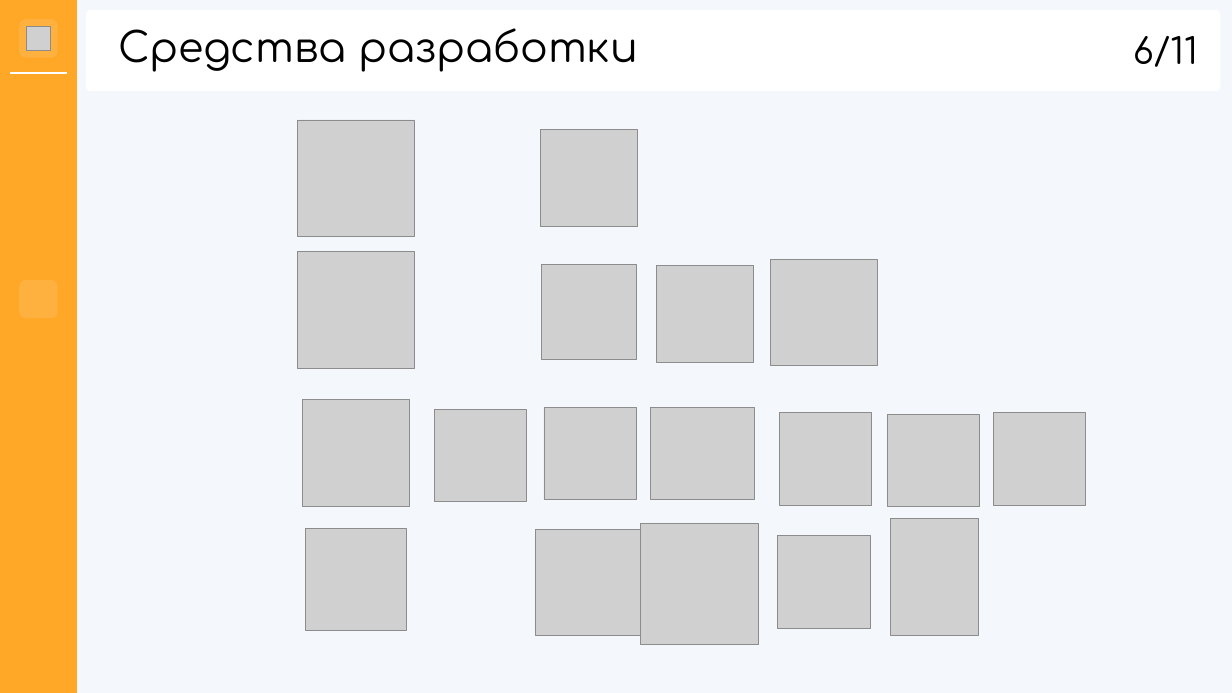
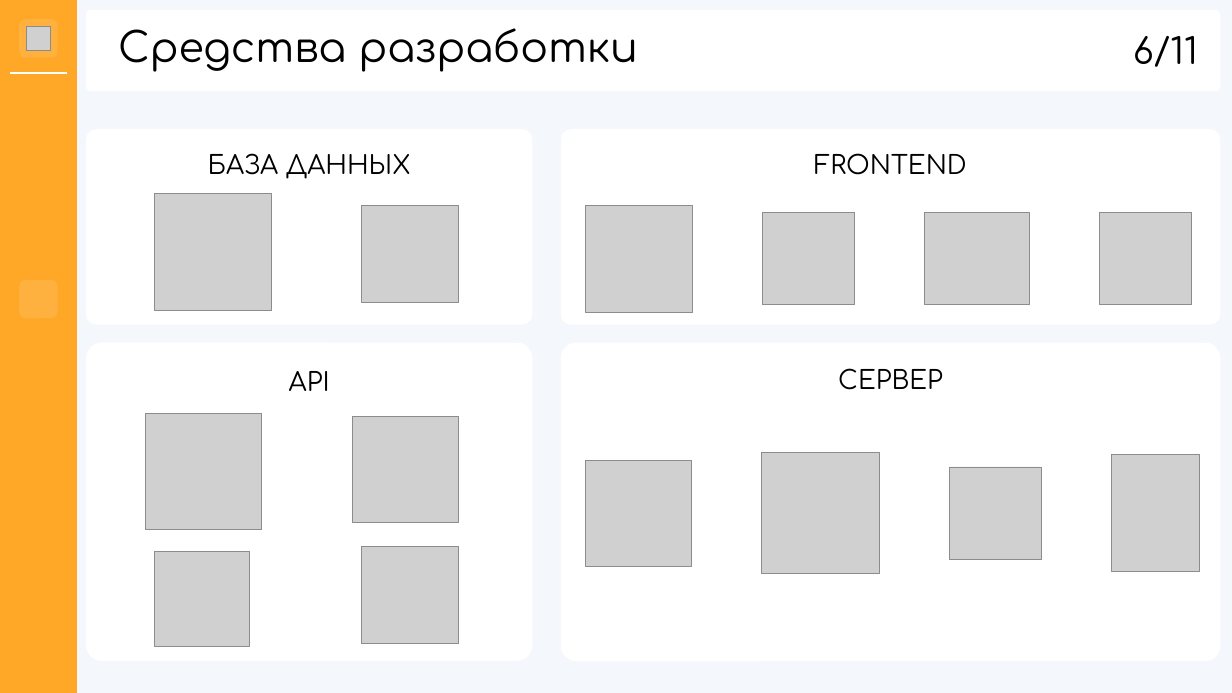
Before and after one commit to hhallva/cmdnt-website, a slide deck: slide 6 of КП/Презентация/Презентация.pptx. Drawn at 1232x693 pixels with LibreOffice and Linux fonts; fonts in the diff are those of the drawing; grey boxes stand for pictures; background and template pictures are left out. Boxes give left, top, right and bottom in pixels: in the first picture for what was removed or moved away, otherwise in the second. Text is boxed around its words. In the diff, an @@ line names an element or a change of style, - is before the commit and + after.

```diff
--- a/КП/Презентация/Презентация.pptx
+++ b/КП/Презентация/Презентация.pptx
@@ rounded rectangle added at (87,130,531,323), fill #FFFFFF, outline #FFFFFF 1.5 pt @@
@@ rounded rectangle added at (562,130,1220,323), fill #FFFFFF, outline #FFFFFF 1.5 pt @@
@@ text added at (208,153,411,179), 20 pt, text #000000 @@
+БАЗА ДАННЫХ
@@ text added at (814,153,966,175), 20 pt, text #000000 @@
+FRONTEND
@@ picture: place and size @@
-picture at (298,120,414,237)
+picture at (155,194,272,311)
@@ picture: place and size @@
-picture at (541,129,638,226)
+picture at (361,205,458,302)
@@ picture: place and size @@
-picture at (303,400,410,507)
+picture at (586,205,693,312)
@@ picture: place and size @@
-picture at (544,408,637,500)
+picture at (762,213,855,305)
@@ picture: place and size @@
-picture at (651,408,755,500)
+picture at (925,213,1030,305)
@@ picture: place and size @@
-picture at (779,413,872,506)
+picture at (1100,213,1192,305)
@@ rounded rectangle added at (87,344,531,660), fill #FFFFFF, outline #FFFFFF 1.5 pt @@
@@ rounded rectangle added at (562,344,1220,661), fill #FFFFFF, outline #FFFFFF 1.5 pt @@
@@ text added at (289,371,330,391), 20 pt, text #000000 @@
+API
@@ text added at (838,368,943,390), 20 pt, text #000000 @@
+СЕРВЕР
@@ picture: place and size @@
-picture at (298,251,414,368)
+picture at (145,413,262,530)
@@ picture: place and size @@
-picture at (771,260,877,366)
+picture at (353,417,459,523)
@@ picture removed at (434,409,527,502) @@
@@ picture removed at (887,414,980,506) @@
@@ picture removed at (994,413,1086,506) @@
@@ picture: place and size @@
-picture at (536,530,642,636)
+picture at (586,460,692,567)
@@ picture: place and size @@
-picture at (641,524,759,645)
+picture at (762,453,879,574)
@@ picture: place and size @@
-picture at (778,536,871,628)
+picture at (949,467,1042,559)
@@ picture: place and size @@
-picture at (891,519,979,637)
+picture at (1112,455,1200,572)
@@ picture removed at (306,529,408,630) @@
@@ picture: place and size @@
-picture at (542,265,637,360)
+picture at (155,552,250,647)
@@ picture: place and size @@
-picture at (656,265,753,362)
+picture at (361,546,458,643)
```
Also in this commit, not shown: 4 other slides changed, 1 slide added, 1 slide removed.
